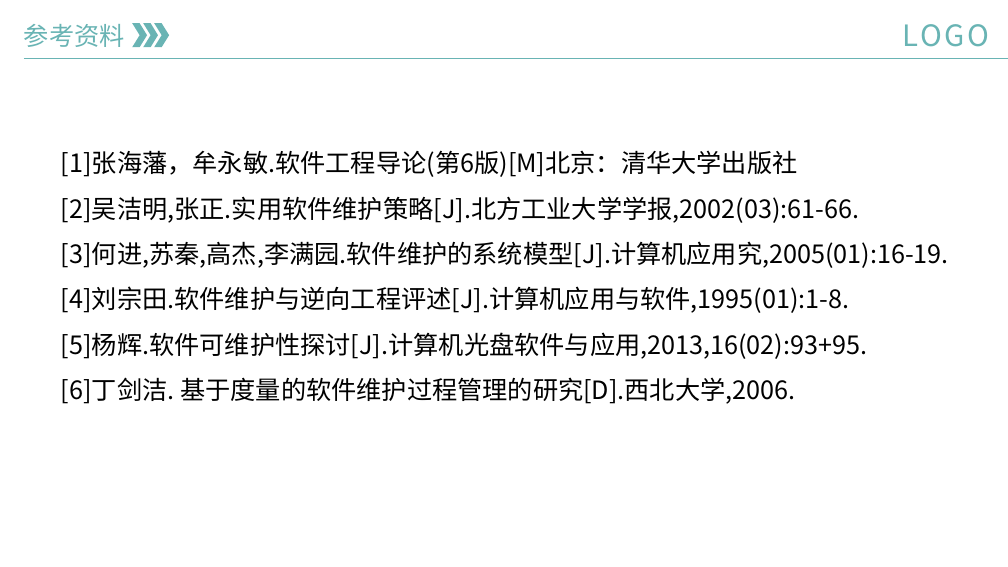
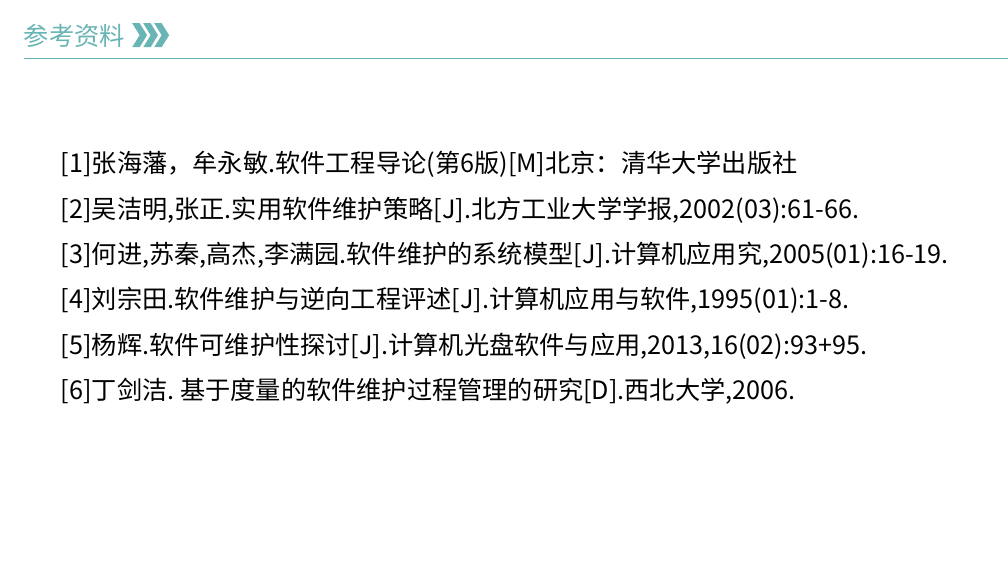
Before and after one commit to Anchovy0901/DayApp, a slide deck: slide 27 of 翻转课堂/翻转课堂-维护PPT.pptx. Drawn at 1008x567 pixels with LibreOffice and Linux fonts; fonts in the diff are those of the drawing; background and template pictures are left out. Boxes give left, top, right and bottom in pixels: in the first picture for what was removed or moved away, otherwise in the second. Text is boxed around its words. In the diff, an @@ line names an element or a change of style, - is before the commit and + after.

Commit message:
update

```diff
--- a/翻转课堂/翻转课堂-维护PPT.pptx
+++ b/翻转课堂/翻转课堂-维护PPT.pptx
@@ text removed at box(903, 24, 990, 47) @@
-LOGO
```
Also in this commit, not shown: 19 other slides changed.
